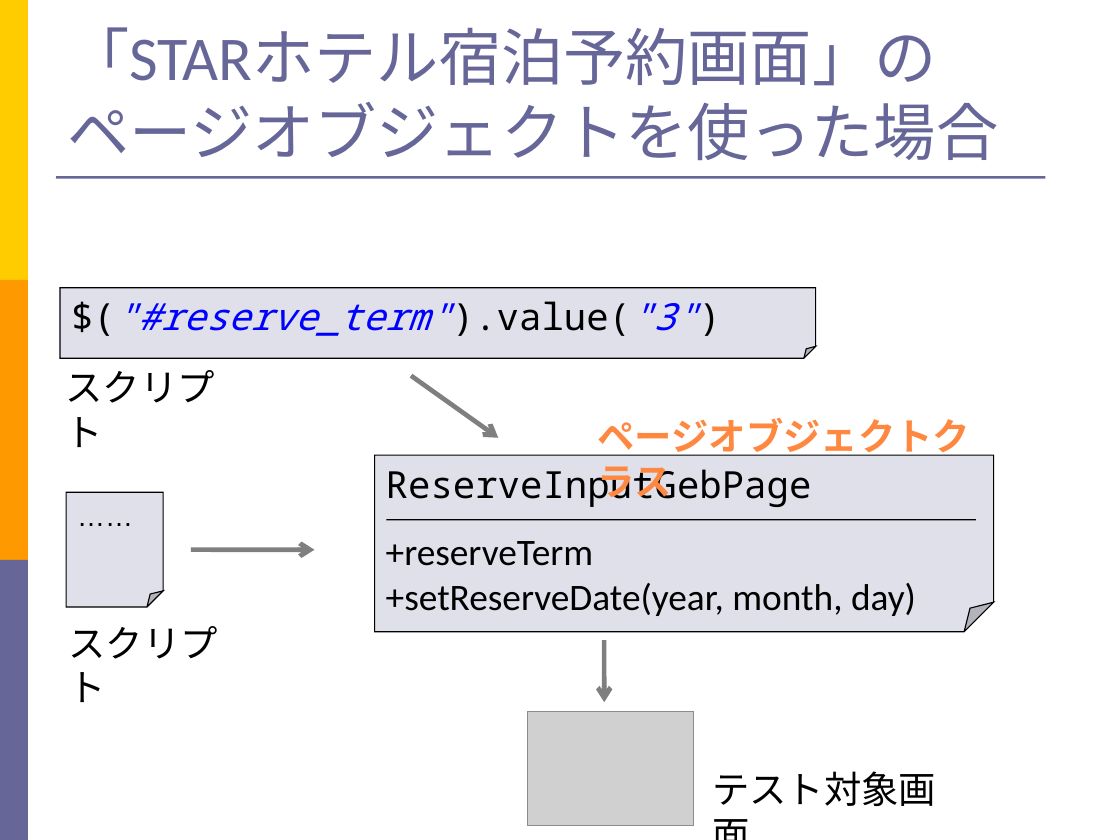
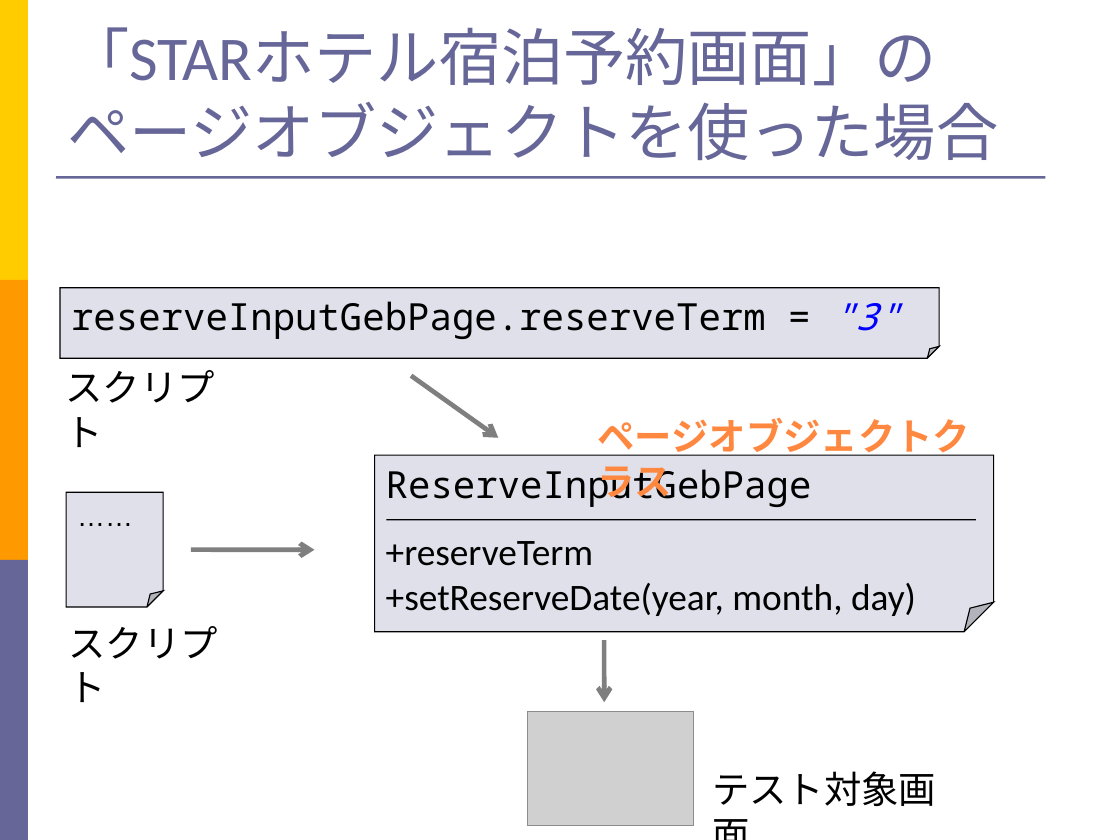
Before and after one commit to takuY-U2/STARHotel, a slide deck: slide 40 of docs/SlideGeb.ppt. Drawn at 1120x840 pixels with LibreOffice and Linux fonts; fonts in the diff are those of the drawing; grey boxes stand for pictures. Boxes give left, top, right and bottom in pixels: in the first picture for what was removed or moved away, otherwise in the second. Text is boxed around its words. In the diff, an @@ line names an element or a change of style, - is before the commit and + after.

```diff
--- a/docs/SlideGeb.ppt
+++ b/docs/SlideGeb.ppt
@@ folded corner "reserveInputGebPage.reserveTerm = "3"": place and size @@
-folded corner "reserveInputGebPage.reserveTerm = "3"" at (60, 288, 816, 358)
+folded corner "reserveInputGebPage.reserveTerm = "3"" at (60, 288, 940, 358)
@@ text in folded corner at (71, 301, 900, 339): text changed; text colour #0000FF to #000000; italic off @@
-$("#reserve_term").value("3")
+reserveInputGebPage.reserveTerm = "3"
```
Also in this commit, not shown: 9 other slides changed, 1 slide added, 7 other files.
